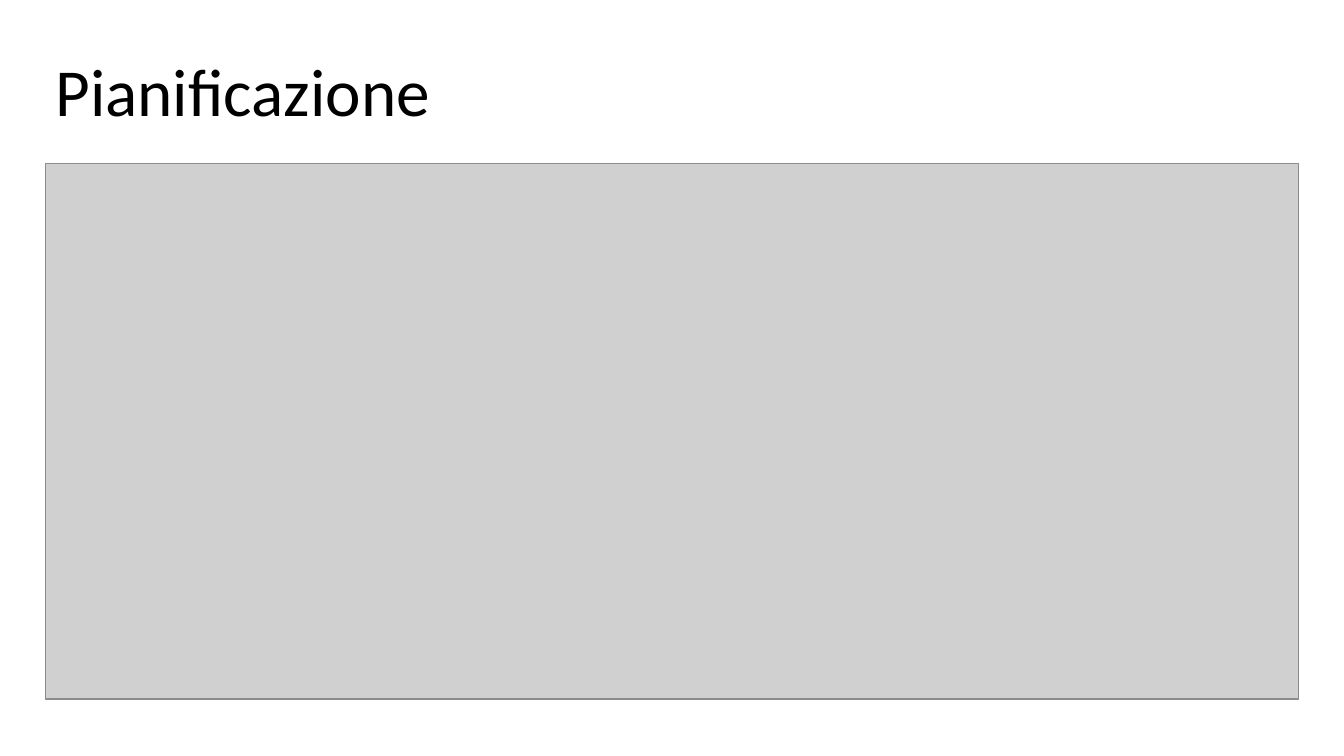
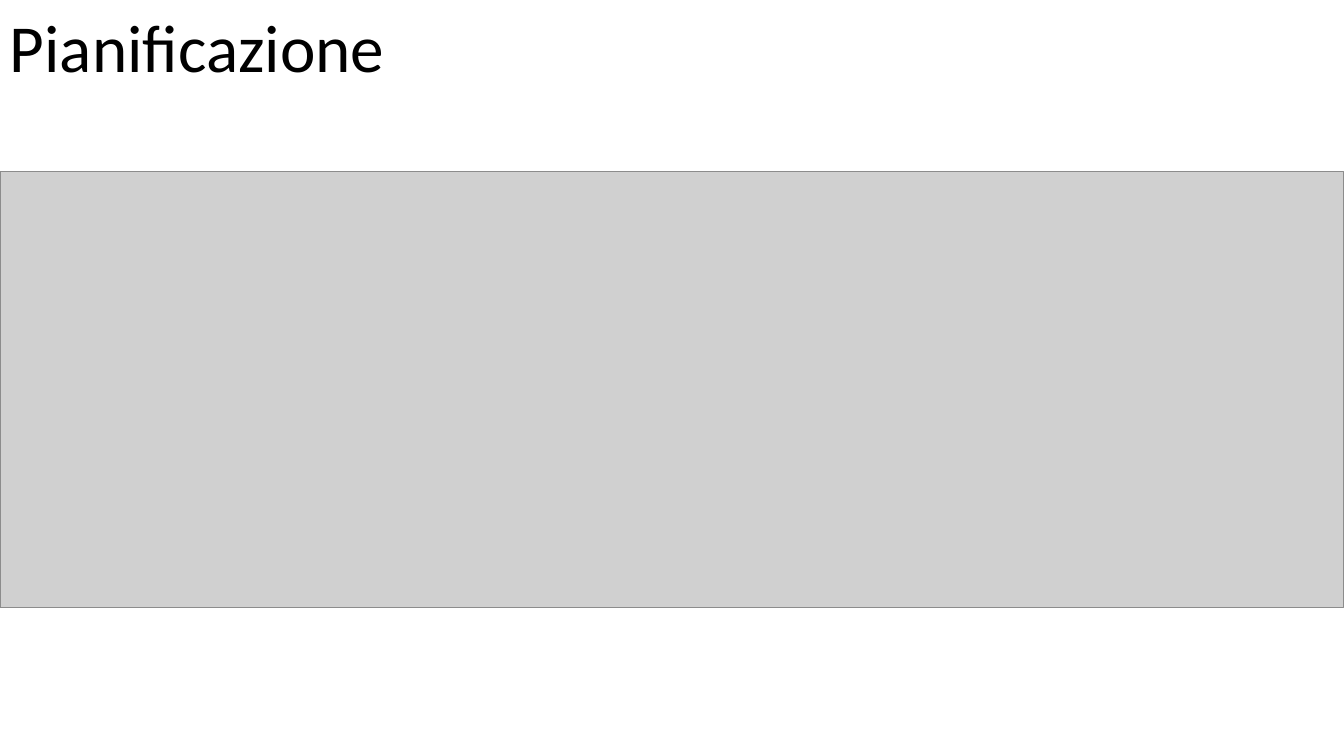
Before and after one commit to PaoloWeishaupt/Word-Clock, a slide deck: slide 5 of Presentazione/Presentazione_Word_Clock.pptx. Drawn at 1344x756 pixels with LibreOffice and Linux fonts; fonts in the diff are those of the drawing; grey boxes stand for pictures. Boxes give left, top, right and bottom in pixels: in the first picture for what was removed or moved away, otherwise in the second. Text is boxed around its words. In the diff, an @@ line names an element or a change of style, - is before the commit and + after.

```diff
--- a/Presentazione/Presentazione_Word_Clock.pptx
+++ b/Presentazione/Presentazione_Word_Clock.pptx
@@ text "Pianificazione" moved from (x1=55, y1=69, x2=429, y2=117) to (x1=10, y1=25, x2=384, y2=73) @@
@@ picture resized from (x1=45, y1=163, x2=1299, y2=700) to (x1=0, y1=171, x2=1344, y2=608) @@
```
Also in this commit, not shown: 4 other slides changed.
